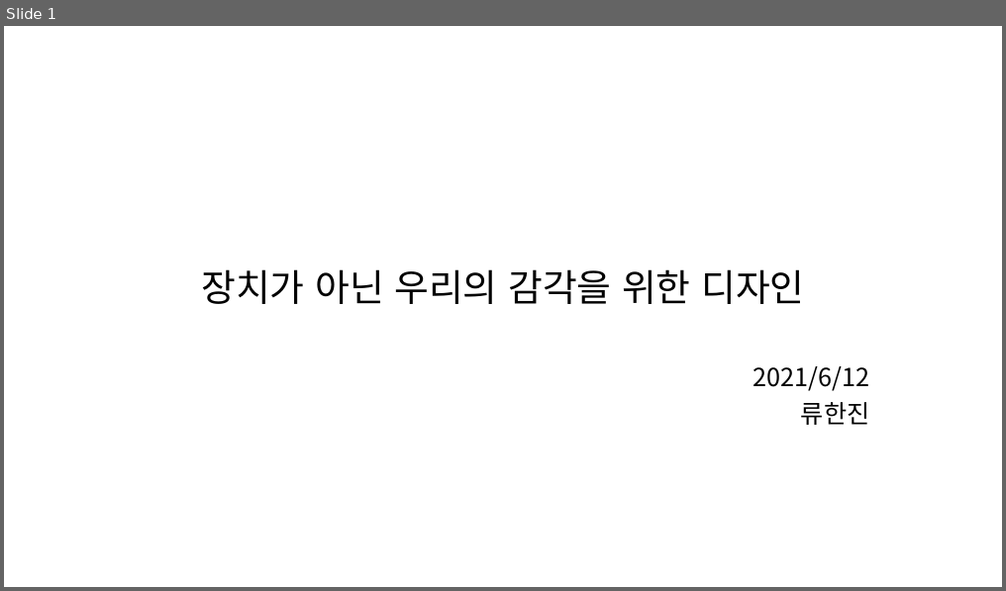
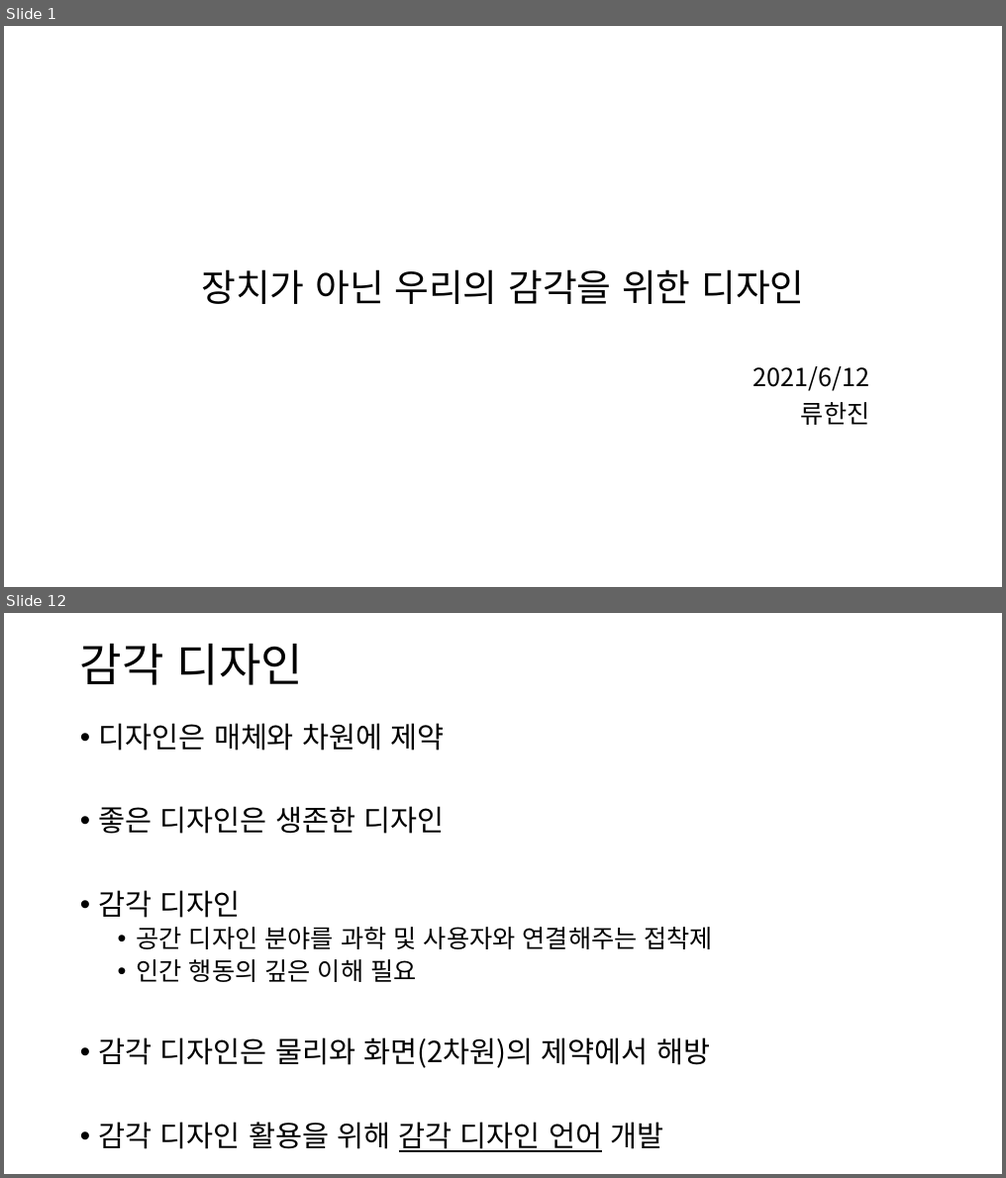
Before and after one commit to Niiok/inha_2021, a slide deck: Saturday/June12.pptm. Shown one above the other, each under a label of ours: slide 1 before the commit, slides 1 and 12 after it; the slides between them are not shown. The pictures are 1006x591 and 1006x1178 pixels, drawn with LibreOffice and Linux fonts; fonts in the diff are those of the drawing. Boxes give left, top, right and bottom in pixels: in the first picture for what was removed or moved away, otherwise in the second. Text is boxed around its words. In the diff, an @@ line names an element or a change of style, - is before the commit and + after.

```diff
--- a/Saturday/June12.pptm
+++ b/Saturday/June12.pptm
@@ slide 12 added at box(4, 613, 1002, 1174), background #FFFFFF @@
@@ title added at box(80, 643, 303, 685), 44 pt, text #000000 @@
+감각 디자인
@@ text added at box(99, 723, 714, 1153), 28 pt, text #000000 @@
+• 디자인은 매체와 차원에 제약
+• 좋은 디자인은 생존한 디자인
+• 감각 디자인
+  • 공간 디자인 분야를 과학 및 사용자와 연결해주는 접착제
+  • 인간 행동의 깊은 이해 필요
+• 감각 디자인은 물리와 화면(2차원)의 제약에서 해방
+• 감각 디자인 활용을 위해 감각 디자인 언어 개발
```
Also in this commit, not shown: 3 slides changed, 19 other slides added, 1 slide removed, 1 other file.
